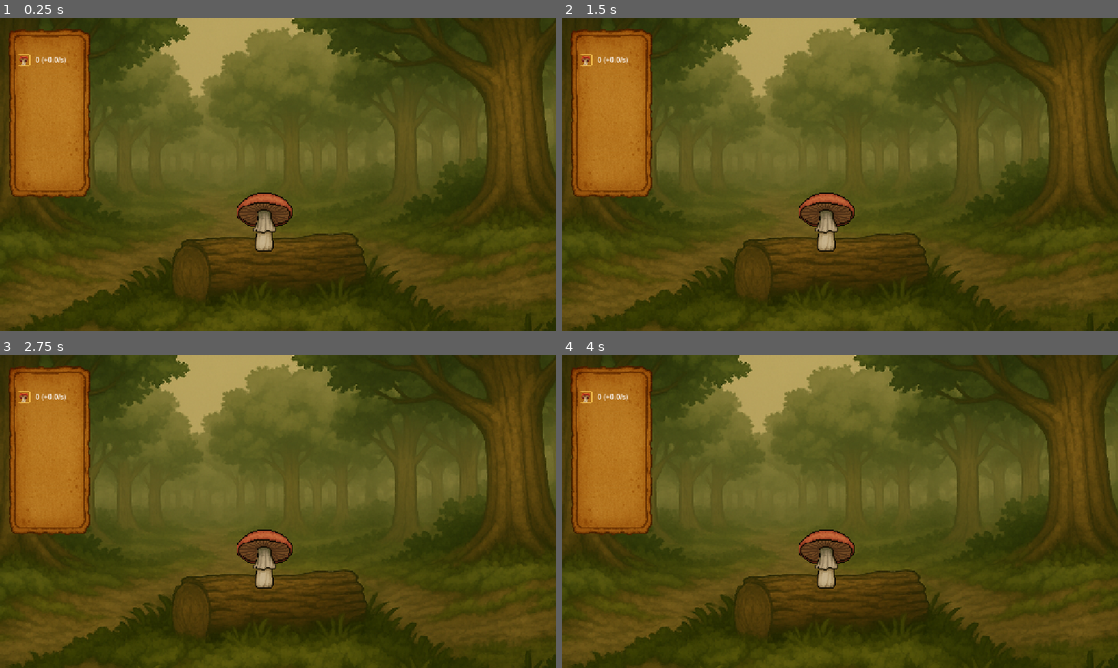
Above: before the commit, frames 1-4 (two rows, left to right).
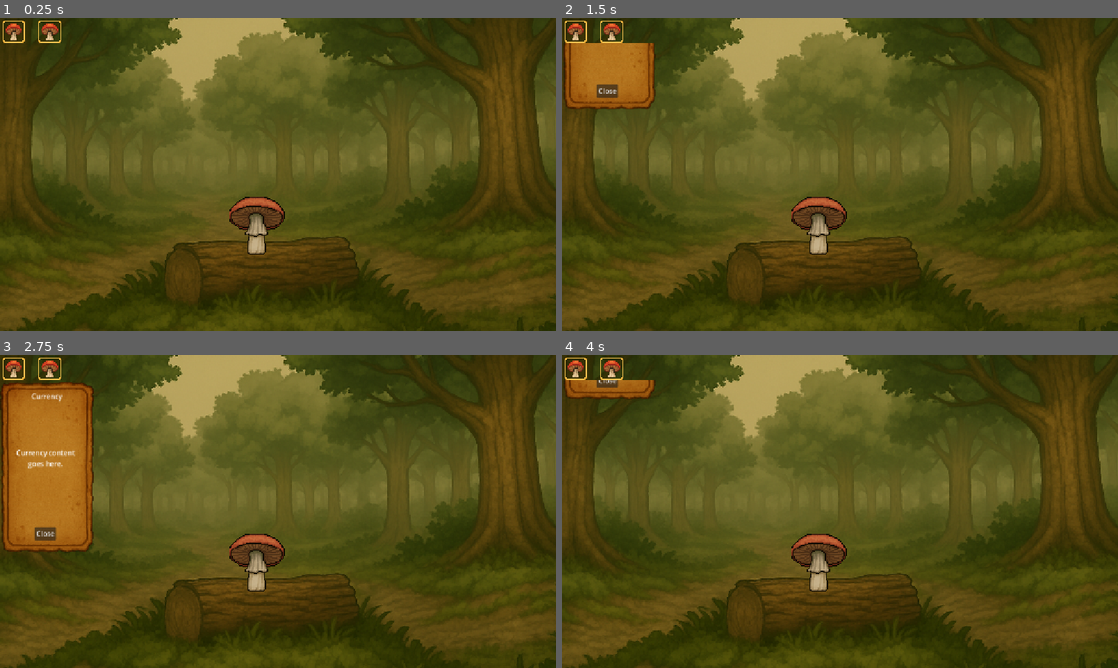
Above: after the commit, the same moments.

Repository: KewCubed/fungal-overgrowth
Game: Godot game, scene res://scenes/MainScene.tscn
The game is run twice, just before and just after one commit, with the same random seed, the same clock (stepped at 60 frames per second) and the same inputs.
Inputs (mouse positions are in pixels of both pictures, inside the frame that each line leads up to):
- Up to frame 1 (0.25 s): no input
- Up to frame 2 (1.5 s): click (573, 30) at 0.52 s; click (612, 30) at 1.27 s
- Up to frame 3 (2.75 s): click (11, 367) at 2.02 s
- Up to frame 4 (4 s): click (612, 367) at 2.77 s; click (573, 367) at 3.52 s

The runs differ from the first frame. In frame 1, 16% of the frame differs, in the area x 0-100%, y 0-100%; in frame 2, 14%; in frame 3, 12%; in frame 4, 15%.

Commit message:
background updates

Diff:
--- a/scenes/MainScene.tscn
+++ b/scenes/MainScene.tscn
@@ -39,11 +39,11 @@
 texture = ExtResource("1_echbf")
 
 [node name="CollisionShape2D" type="CollisionShape2D" parent="MushroomSprite"]
-position = Vector2(-186.921, 344.043)
+position = Vector2(-189.63, 363.006)
 shape = SubResource("CircleShape2D_ibiss")
 
 [node name="Camera2D" type="Camera2D" parent="."]
-offset = Vector2(750, 520)
+position = Vector2(768, 512)
 position_smoothing_enabled = true
 drag_horizontal_enabled = true
 drag_vertical_enabled = true
--- a/scenes/UIOverlay.tscn
+++ b/scenes/UIOverlay.tscn
@@ -7,134 +7,118 @@
 [node name="UIOverlay" type="CanvasLayer"]
 script = ExtResource("1_02gp2")
 
-[node name="MarginContainer" type="MarginContainer" parent="."]
-custom_minimum_size = Vector2(200, 400)
-offset_right = 250.0
-offset_bottom = 450.0
-theme_override_constants/margin_left = 0
-theme_override_constants/margin_top = 0
-theme_override_constants/margin_right = 0
-theme_override_constants/margin_bottom = 0
+[node name="MenuContainer" type="SubViewportContainer" parent="."]
+offset_top = 55.0
+offset_right = 40.0
+offset_bottom = 95.0
 
-[node name="UI Background" type="Control" parent="MarginContainer"]
+[node name="Menus" type="SubViewport" parent="MenuContainer"]
+transparent_bg = true
+handle_input_locally = false
+render_target_update_mode = 4
+
+[node name="UpgradeShopPanel" type="Control" parent="MenuContainer/Menus"]
+layout_mode = 3
+anchors_preset = 0
+offset_right = 215.0
+offset_bottom = 482.0
+
+[node name="Background" type="TextureRect" parent="MenuContainer/Menus/UpgradeShopPanel"]
 layout_mode = 2
-
-[node name="TextureRect" type="TextureRect" parent="MarginContainer/UI Background"]
-layout_mode = 2
-offset_left = 18.0
-offset_top = 23.0
-offset_right = 208.0
-offset_bottom = 413.0
+offset_right = 215.0
+offset_bottom = 393.0
 texture = ExtResource("2_xlj8q")
 expand_mode = 5
 
-[node name="Control" type="Control" parent="MarginContainer"]
+[node name="Title" type="Label" parent="MenuContainer/Menus/UpgradeShopPanel"]
 layout_mode = 2
+offset_left = 25.0
+offset_top = 25.0
+offset_right = 240.0
+offset_bottom = 48.0
+text = "Mushroom Upgrades"
 
-[node name="VBoxContainer" type="VBoxContainer" parent="MarginContainer/Control"]
+[node name="CloseButton" type="Button" parent="MenuContainer/Menus/UpgradeShopPanel"]
 layout_mode = 2
-offset_left = 32.0
-offset_top = 73.0
-offset_right = 152.0
-offset_bottom = 401.0
+offset_left = 79.0
+offset_top = 335.0
+offset_right = 129.0
+offset_bottom = 366.0
 size_flags_horizontal = 4
-theme_override_constants/separation = -10
+text = "Close"
 
-[node name="Spores" type="HBoxContainer" parent="MarginContainer/Control/VBoxContainer"]
-clip_contents = true
-custom_minimum_size = Vector2(45, 45)
+[node name="Placeholder" type="Label" parent="MenuContainer/Menus/UpgradeShopPanel"]
 layout_mode = 2
+offset_left = 27.0
+offset_top = 135.0
+offset_right = 185.0
+offset_bottom = 184.0
+text = "Upgrade content goes here."
+horizontal_alignment = 1
+autowrap_mode = 3
 
-[node name="Icon" type="TextureRect" parent="MarginContainer/Control/VBoxContainer/Spores"]
+[node name="CurrencyPanel" type="Control" parent="MenuContainer/Menus"]
+visible = false
+layout_mode = 3
+anchors_preset = 0
+offset_right = 215.0
+offset_bottom = 482.0
+
+[node name="Background" type="TextureRect" parent="MenuContainer/Menus/CurrencyPanel"]
+offset_right = 215.0
+offset_bottom = 393.067
+texture = ExtResource("2_xlj8q")
+expand_mode = 5
+
+[node name="Title" type="Label" parent="MenuContainer/Menus/CurrencyPanel"]
 layout_mode = 2
-tooltip_text = "Spores"
-texture = ExtResource("1_d52ir")
-expand_mode = 3
+offset_left = 28.0
+offset_top = 23.0
+offset_right = 186.0
+offset_bottom = 46.0
+text = "Currency"
+horizontal_alignment = 1
 
-[node name="Value" type="Label" parent="MarginContainer/Control/VBoxContainer/Spores"]
+[node name="CloseButton" type="Button" parent="MenuContainer/Menus/CurrencyPanel"]
 layout_mode = 2
-text = "0"
+offset_left = 79.0
+offset_top = 335.0
+offset_right = 129.0
+offset_bottom = 366.0
+size_flags_horizontal = 4
+text = "Close"
 
-[node name="PassiveValue" type="Label" parent="MarginContainer/Control/VBoxContainer/Spores"]
+[node name="Placeholder" type="Label" parent="MenuContainer/Menus/CurrencyPanel"]
 layout_mode = 2
-text = "(+0.0/s)"
+offset_left = 28.0
+offset_top = 153.0
+offset_right = 181.0
+offset_bottom = 217.0
+text = "Currency content goes here."
+horizontal_alignment = 1
+autowrap_mode = 3
 
-[node name="Mycelium Mass" type="HBoxContainer" parent="MarginContainer/Control/VBoxContainer"]
+[node name="ColorRect" type="Panel" parent="."]
 visible = false
-clip_contents = true
-custom_minimum_size = Vector2(45, 45)
+offset_right = 139.0
+offset_bottom = 55.0
+
+[node name="MenuButtons" type="HBoxContainer" parent="."]
+offset_left = -10.0
+offset_top = -10.0
+offset_right = 2050.0
+offset_bottom = 1014.0
+scale = Vector2(0.08, 0.08)
+size_flags_horizontal = 0
+size_flags_vertical = 0
+theme_override_constants/separation = 12
+
+[node name="CurrencyButton" type="TextureButton" parent="MenuButtons"]
+custom_minimum_size = Vector2(48, 48)
 layout_mode = 2
+texture_normal = ExtResource("1_d52ir")
 
-[node name="Icon" type="TextureRect" parent="MarginContainer/Control/VBoxContainer/Mycelium Mass"]
+[node name="UpgradeButton" type="TextureButton" parent="MenuButtons"]
+custom_minimum_size = Vector2(48, 48)
 layout_mode = 2
-tooltip_text = "Mycelium Mass"
-texture = ExtResource("1_d52ir")
-expand_mode = 3
-
-[node name="Value" type="Label" parent="MarginContainer/Control/VBoxContainer/Mycelium Mass"]
-layout_mode = 2
-text = "0"
-
-[node name="PassiveValue" type="Label" parent="MarginContainer/Control/VBoxContainer/Mycelium Mass"]
-layout_mode = 2
-text = "(+0.0/s)"
-
-[node name="Nutrients" type="HBoxContainer" parent="MarginContainer/Control/VBoxContainer"]
-visible = false
-clip_contents = true
-custom_minimum_size = Vector2(45, 45)
-layout_mode = 2
-
-[node name="Icon" type="TextureRect" parent="MarginContainer/Control/VBoxContainer/Nutrients"]
-layout_mode = 2
-tooltip_text = "Nutrients"
-texture = ExtResource("1_d52ir")
-expand_mode = 3
-
-[node name="Value" type="Label" parent="MarginContainer/Control/VBoxContainer/Nutrients"]
-layout_mode = 2
-text = "0"
-
-[node name="PassiveValue" type="Label" parent="MarginContainer/Control/VBoxContainer/Nutrients"]
-layout_mode = 2
-text = "(+0.0/s)"
-
-[node name="Mutagen" type="HBoxContainer" parent="MarginContainer/Control/VBoxContainer"]
-visible = false
-clip_contents = true
-custom_minimum_size = Vector2(45, 45)
-layout_mode = 2
-
-[node name="Icon" type="TextureRect" parent="MarginContainer/Control/VBoxContainer/Mutagen"]
-layout_mode = 2
-tooltip_text = "Mutagen Points"
-texture = ExtResource("1_d52ir")
-expand_mode = 3
-
-[node name="Value" type="Label" parent="MarginContainer/Control/VBoxContainer/Mutagen"]
-layout_mode = 2
-text = "0"
-
-[node name="PassiveValue" type="Label" parent="MarginContainer/Control/VBoxContainer/Mutagen"]
-layout_mode = 2
-text = "(+0.0/s)"
-
-[node name="Neural Essence" type="HBoxContainer" parent="MarginContainer/Control/VBoxContainer"]
-visible = false
-clip_contents = true
-custom_minimum_size = Vector2(45, 45)
-layout_mode = 2
-
-[node name="Icon" type="TextureRect" parent="MarginContainer/Control/VBoxContainer/Neural Essence"]
-layout_mode = 2
-tooltip_text = "Neural Essence"
-texture = ExtResource("1_d52ir")
-expand_mode = 3
-
-[node name="Value" type="Label" parent="MarginContainer/Control/VBoxContainer/Neural Essence"]
-layout_mode = 2
-text = "0"
-
-[node name="PassiveValue" type="Label" parent="MarginContainer/Control/VBoxContainer/Neural Essence"]
-layout_mode = 2
-text = "(+0.0/s)"
+texture_normal = ExtResource("1_d52ir")
--- a/scripts/MainScene.gd
+++ b/scripts/MainScene.gd
@@ -16,8 +16,9 @@
 	ui = ui_overlay_scene.instantiate()
 	add_child(ui)
 
-	# Get background size before frame starts
-	var bg_size = background.texture.get_size() * background.scale
+	# Set camera to center of background initially
+	var bg_size = background.size
+	cam.position = background.global_position + bg_size / 2.0
 	cam.force_update_scroll()
 
 func _notification(what):
@@ -26,8 +27,12 @@
 		print("RESIZED VIEWPORT:", new_size)
 
 func is_mouse_over_mushroom() -> bool:
-	var local_mouse = $MushroomSprite.to_local(get_global_mouse_position())
-	return $MushroomSprite.get_node("Sprite2D").get_rect().has_point(local_mouse)
+	var collision_shape = $MushroomSprite/CollisionShape2D
+	var shape = collision_shape.shape
+	if typeof(shape) == TYPE_NIL or not shape is CircleShape2D:
+		return false
+	var mouse_pos = $MushroomSprite.to_local(get_global_mouse_position())
+	return mouse_pos.distance_to(collision_shape.position) <= shape.radius
 
 func _input(event):
 	if event is InputEventMouseButton:
@@ -44,16 +49,29 @@
 		cam.position = clamp_camera(new_pos)
 
 func clamp_camera(pos: Vector2) -> Vector2:
-	var half_viewport = get_viewport().get_visible_rect().size / 2.0
+	var viewport_size = get_viewport().get_visible_rect().size
 	var bg_pos = background.global_position
 	var bg_size = background.size
-	var bg_min = bg_pos + half_viewport
-	var bg_max = bg_pos + bg_size - half_viewport
 
-	if half_viewport.x * 2 >= bg_size.x or half_viewport.y * 2 >= bg_size.y:
-		return bg_pos + bg_size / 2.0
+	# Calculate the bounds where the camera can move
+	# Camera should stay within the background bounds
+	var min_x = bg_pos.x + viewport_size.x / 2.0
+	var max_x = bg_pos.x + bg_size.x - viewport_size.x / 2.0
+	var min_y = bg_pos.y + viewport_size.y / 2.0
+	var max_y = bg_pos.y + bg_size.y - viewport_size.y / 2.0
 
-	return pos.clamp(bg_min, bg_max)
+	# If viewport is larger than background, center the camera
+	if viewport_size.x >= bg_size.x:
+		min_x = bg_pos.x + bg_size.x / 2.0
+		max_x = bg_pos.x + bg_size.x / 2.0
+	if viewport_size.y >= bg_size.y:
+		min_y = bg_pos.y + bg_size.y / 2.0
+		max_y = bg_pos.y + bg_size.y / 2.0
+
+	return Vector2(
+		clamp(pos.x, min_x, max_x),
+		clamp(pos.y, min_y, max_y)
+	)
 
 func _process(_delta):
 	if ui:
--- a/scripts/UIOverlay.gd
+++ b/scripts/UIOverlay.gd
@@ -1,6 +1,112 @@
 extends CanvasLayer
 
+var animate_panels := true # Set to false to disable slide animation
+var panel_slide_time := 0.3
+
+@onready var currency_panel := $MenuContainer/Menus/CurrencyPanel
+@onready var upgrade_panel := $MenuContainer/Menus/UpgradeShopPanel
+@onready var currency_button := $MenuButtons/CurrencyButton
+@onready var upgrade_button := $MenuButtons/UpgradeButton
+@onready var upgrade_close_button := $MenuContainer/Menus/UpgradeShopPanel/CloseButton
+@onready var tween := get_tree().create_tween()
+
+var open_panel: Control = null
+var panel_state := "closed" # "closed", "opening", "open", "closing"
+var queued_panel: Control = null
+
+func _ready():
+	currency_button.pressed.connect(_on_currency_button_pressed)
+	upgrade_button.pressed.connect(_on_upgrade_button_pressed)
+	upgrade_close_button.pressed.connect(_on_upgrade_close_button_pressed)
+	currency_panel.position.y = -currency_panel.size.y
+	currency_panel.visible = false
+	upgrade_panel.position.y = -upgrade_panel.size.y
+	upgrade_panel.visible = false
+
 func update_currency(name: String, value: int, passive: float) -> void:
-	var container = $MarginContainer/Control/VBoxContainer.get_node(name)
-	container.get_node("Value").text = str(value)
-	container.get_node("PassiveValue").text = "(+%.1f/s)" % passive
+	pass
+
+func _on_currency_button_pressed():
+	_request_panel(currency_panel)
+
+func _on_upgrade_button_pressed():
+	_request_panel(upgrade_panel)
+
+func _on_upgrade_close_button_pressed():
+	if open_panel == upgrade_panel:
+		_request_panel(null)
+
+func _request_panel(panel: Control):
+	if panel_state in ["opening", "closing"]:
+		queued_panel = panel
+	else:
+		_animate_panel_switch(panel)
+
+func _animate_panel_switch(panel: Control):
+	if open_panel and open_panel != panel:
+		# Close current, then open new after
+		panel_state = "closing"
+		_set_panel_input_blocked(open_panel, true)
+		_close_panel(open_panel, func():
+			open_panel = null
+			if panel:
+				_animate_panel_switch(panel)
+			else:
+				panel_state = "closed"
+		)
+	elif open_panel == panel:
+		# Close current
+		panel_state = "closing"
+		_set_panel_input_blocked(open_panel, true)
+		_close_panel(open_panel, func():
+			open_panel = null
+			panel_state = "closed"
+		)
+	elif panel:
+		# Open new
+		open_panel = panel
+		panel_state = "opening"
+		panel.visible = true
+		_set_panel_input_blocked(panel, true)
+		_open_panel(panel, func():
+			panel_state = "open"
+			_set_panel_input_blocked(panel, false)
+		)
+	else:
+		panel_state = "closed"
+
+func _open_panel(panel: Control, on_done: Callable):
+	if animate_panels:
+		tween.kill()
+		panel.position.y = -panel.size.y
+		tween = create_tween()
+		tween.tween_property(panel, "position:y", 5, panel_slide_time)
+		tween.tween_callback(on_done)
+	else:
+		panel.position.y = 5
+		on_done.call()
+
+func _close_panel(panel: Control, on_done: Callable):
+	if animate_panels:
+		tween.kill()
+		tween = create_tween()
+		tween.tween_property(panel, "position:y", -panel.size.y, panel_slide_time)
+		tween.tween_callback(Callable(panel, "hide"))
+		tween.tween_callback(on_done)
+	else:
+		panel.visible = false
+		on_done.call()
+
+func _set_panel_input_blocked(panel: Control, blocked: bool):
+	panel.mouse_filter = Control.MOUSE_FILTER_IGNORE if blocked else Control.MOUSE_FILTER_STOP
+	for child in panel.get_children():
+		if child is Control:
+			child.mouse_filter = Control.MOUSE_FILTER_IGNORE if blocked else Control.MOUSE_FILTER_STOP
+
+func _process(_delta):
+	# Handle queued panel requests after animation
+	if panel_state == "open" or panel_state == "closed":
+		if queued_panel != null:
+			var next_panel = queued_panel
+			queued_panel = null
+			_animate_panel_switch(next_panel)
